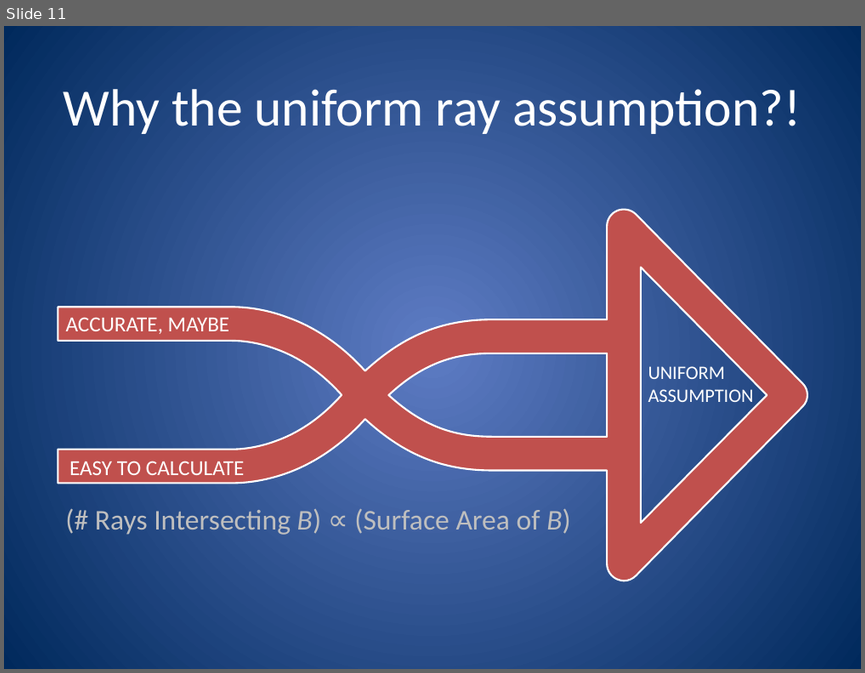
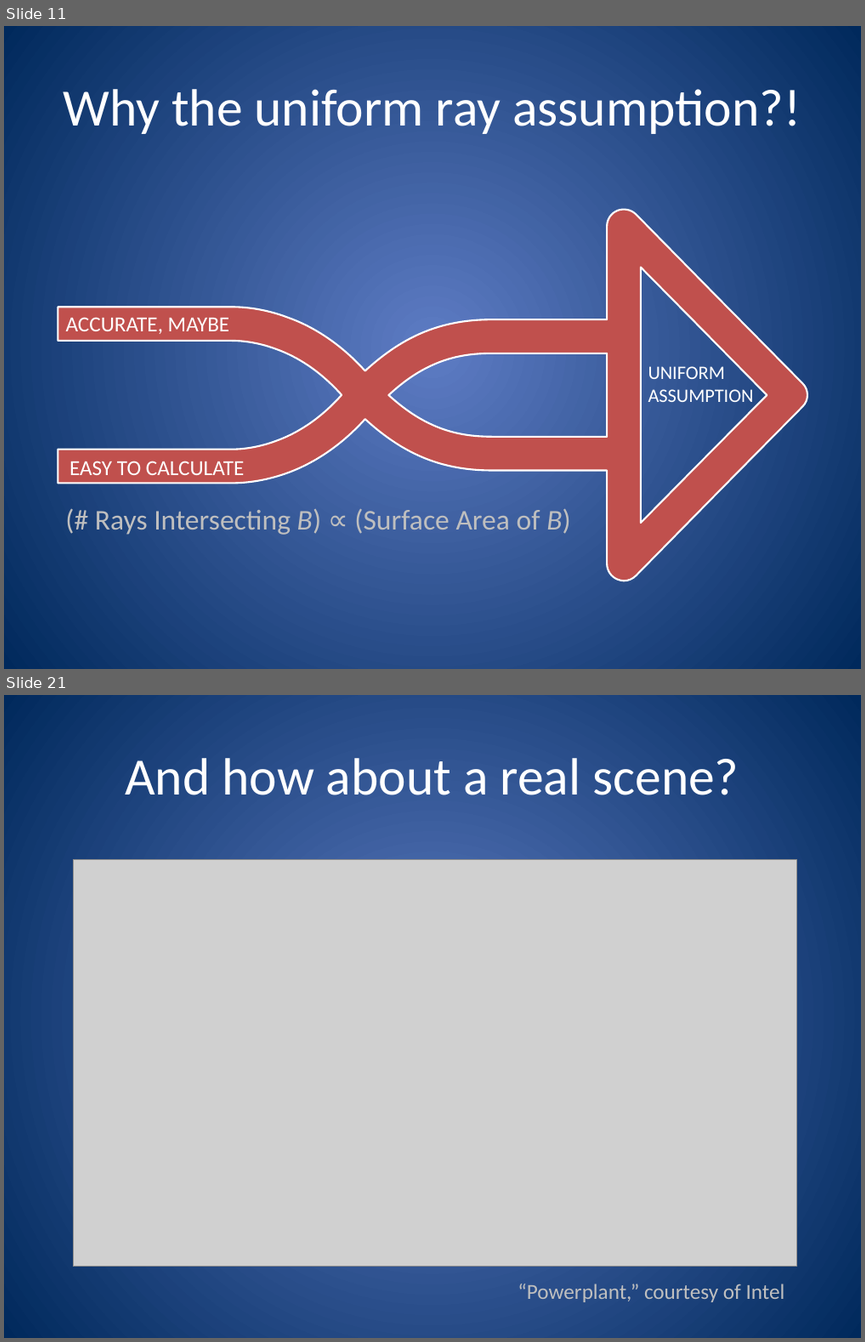
Before and after one commit to nfeltman/RayView, a slide deck: final/FinalPresentation.pptx. Shown one above the other, each under a label of ours: slide 11 before the commit, slides 11 and 21 after it; the slides between them are not shown. The pictures are 865x673 and 865x1342 pixels, drawn with LibreOffice and Linux fonts; fonts in the diff are those of the drawing; grey boxes stand for pictures. Boxes give left, top, right and bottom in pixels: in the first picture for what was removed or moved away, otherwise in the second. Text is boxed around its words. In the diff, an @@ line names an element or a change of style, - is before the commit and + after.

```diff
--- a/final/FinalPresentation.pptx
+++ b/final/FinalPresentation.pptx
@@ slide 21 added at bbox=[4, 695, 861, 1338], background gradient #5E7CC5 to #00295C @@
@@ title added at bbox=[125, 758, 738, 795], 44 pt, text #FFFFFF @@
+And how about a real scene?
@@ picture added at bbox=[74, 860, 796, 1266] @@
@@ text added at bbox=[517, 1283, 785, 1302], 18 pt, text #BFBFBF @@
+“Powerplant,” courtesy of Intel
```
Also in this commit, not shown: 1 slide changed, 11 other slides added, 4 slides removed, 1 other file.
